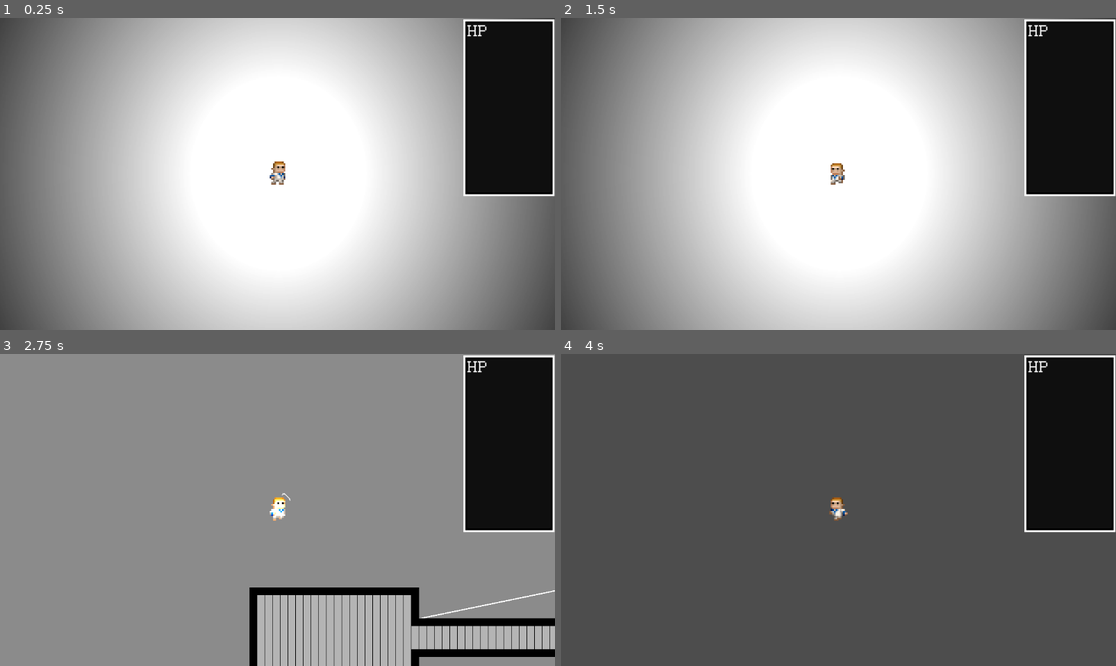
Above: before the commit, frames 1-4 (two rows, left to right).
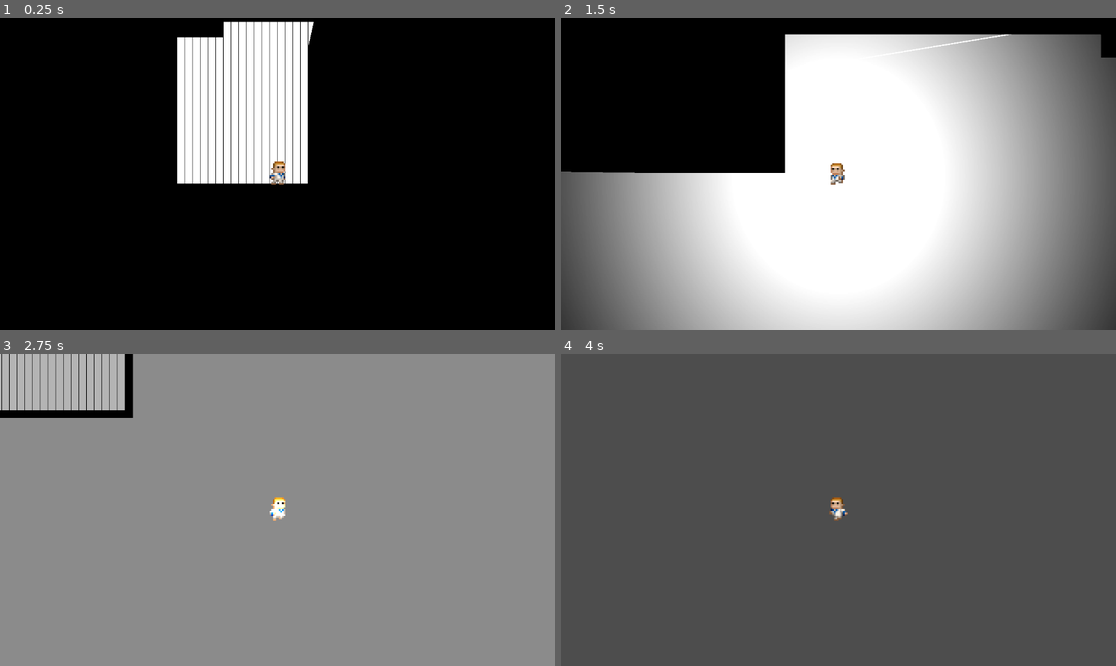
Above: after the commit, the same moments.

Repository: SimpleImpact/Mark-Of-Darkness
Game: Godot game, scene res://node_2d.tscn
Same seed, same stepped clock (60 frames per second), same inputs: the game is played once before the commit and once after it.
Inputs (mouse positions are in pixels of both pictures, inside the frame that each line leads up to):
- Up to frame 1 (0.25 s): no input
- Up to frame 2 (1.5 s): tap Enter at 0.5 s; move the mouse to (960, 158) at 0.52 s; press the mouse at (960, 158) at 0.53 s; hold D (Right) 0.53-1.28 s; tap C (C) at 0.8, 1.35 s; move the mouse to (727, 189) at 1.27 s; release the mouse at (727, 189) at 1.28 s; hold S (Down) from 1.28 s (still down)
- Up to frame 3 (2.75 s): click (166, 525) at 1.55 s; move the mouse to (333, 441) at 2.02 s; release S (Down) at 2.03 s; press the mouse at (333, 441) at 2.03 s; hold D (Right) from 2.03 s (still down); tap C (C) at 2.3 s
- Up to frame 4 (4 s): move the mouse to (810, 572) at 2.77 s; release D (Right) at 2.78 s; release the mouse at (810, 572) at 2.78 s; hold W (Up) 2.78-3.53 s; tap C (C) at 2.85, 3.8 s; click (810, 572) at 3.05 s; move the mouse to (1005, 556) at 3.52 s; hold A (Left) from 3.53 s (still down); hold Right mouse button (Mouse2) from 3.53 s (still down)

The runs differ from the first frame. In frame 1, 83% of the frame differs, in the area x 0-100%, y 0-100%; in frame 2, 31%; in frame 3, 25%; in frame 4, 9.3%.

Commit message:
Shaders and Spawning

Diff:
--- a/Attacks/slash.tscn
+++ b/Attacks/slash.tscn
@@ -76,7 +76,7 @@
 }],
 "loop": false,
 "name": &"Slash",
-"speed": 10.0
+"speed": 60.0
 }, {
 "frames": [],
 "loop": true,
--- /dev/null
+++ b/Objects/light.gdshader
@@ -0,0 +1,5 @@
+shader_type spatial;
+
+void light() {
+    DIFFUSE_LIGHT += LIGHT_COLOR * vec3(1, 0, 0); // Everything except red turns to 0
+}
--- a/Objects/player.tscn
+++ b/Objects/player.tscn
@@ -1,11 +1,12 @@
-[gd_scene load_steps=26 format=3 uid="uid://bq2s8jhja8833"]
+[gd_scene load_steps=27 format=3 uid="uid://bq2s8jhja8833"]
 
 [ext_resource type="Script" path="res://Scripts/Movement.gd" id="1_lkuwi"]
 [ext_resource type="Script" path="res://Scripts/Attack Handler.gd" id="2_80hox"]
 [ext_resource type="Texture2D" uid="uid://bwwvuafk8l37c" path="res://Sprites/rogue.png" id="3_6nkus"]
 [ext_resource type="Texture2D" uid="uid://bifcuycrhu4v2" path="res://Sprites/rogueFlipped.png" id="4_th4xs"]
 [ext_resource type="Script" path="res://button.gd" id="5_110jt"]
-[ext_resource type="FontFile" uid="uid://b75wn5elgg7um" path="res://Fonts/TimesNewPixel.ttf" id="6_7l465"]
+[ext_resource type="Shader" path="res://test.gdshader" id="6_03up6"]
+[ext_resource type="Shader" path="res://Objects/light.gdshader" id="6_mrbcm"]
 
 [sub_resource type="AtlasTexture" id="AtlasTexture_ph2tk"]
 atlas = ExtResource("3_6nkus")
@@ -123,8 +124,13 @@
 "speed": 10.0
 }]
 
+[sub_resource type="ShaderMaterial" id="ShaderMaterial_42k1w"]
+render_priority = 0
+shader = ExtResource("6_mrbcm")
+
 [sub_resource type="Gradient" id="Gradient_qu6a2"]
-offsets = PackedFloat32Array(0, 0.714286)
+interpolation_mode = 2
+offsets = PackedFloat32Array(0, 0.720779)
 colors = PackedColorArray(1, 1, 1, 1, 0, 0, 0, 1)
 
 [sub_resource type="GradientTexture2D" id="GradientTexture2D_kv3fc"]
@@ -135,17 +141,8 @@
 fill_from = Vector2(0.5, 0.5)
 fill_to = Vector2(1, 1)
 
-[sub_resource type="StyleBoxFlat" id="StyleBoxFlat_qw8i2"]
-bg_color = Color(0, 0, 0, 1)
-border_width_left = 4
-border_width_top = 4
-border_width_right = 4
-border_width_bottom = 4
-border_color = Color(1, 1, 1, 1)
-
-[sub_resource type="LabelSettings" id="LabelSettings_blvoq"]
-font = ExtResource("6_7l465")
-font_size = 40
+[sub_resource type="ShaderMaterial" id="ShaderMaterial_empod"]
+shader = ExtResource("6_03up6")
 
 [node name="Player" type="CharacterBody2D"]
 texture_filter = 1
@@ -174,7 +171,7 @@
 texture_filter = 1
 position = Vector2(0, -16)
 sprite_frames = SubResource("SpriteFrames_u676e")
-animation = &"Rouge Idle"
+animation = &"Rouge Run Left"
 
 [node name="MarginContainer" type="MarginContainer" parent="."]
 offset_left = -2304.0
@@ -187,7 +184,7 @@
 script = ExtResource("5_110jt")
 
 [node name="Lamp" type="PointLight2D" parent="."]
-position = Vector2(4.47834, -11.583)
+material = SubResource("ShaderMaterial_42k1w")
 scale = Vector2(4, 4)
 energy = 2.37
 range_z_max = 0
@@ -195,51 +192,8 @@
 texture = SubResource("GradientTexture2D_kv3fc")
 
 [node name="DirectionalLight2D" type="DirectionalLight2D" parent="."]
+material = SubResource("ShaderMaterial_empod")
 blend_mode = 1
 range_z_max = 0
 
-[node name="CanvasLayer" type="CanvasLayer" parent="."]
-
-[node name="MarginContainer" type="MarginContainer" parent="CanvasLayer"]
-anchors_preset = 1
-anchor_left = 1.0
-anchor_right = 1.0
-offset_left = -206.0
-offset_top = -13.0
-offset_right = 15.0
-offset_bottom = 386.0
-grow_horizontal = 0
-theme_override_constants/margin_left = 16
-theme_override_constants/margin_top = 16
-theme_override_constants/margin_right = 16
-theme_override_constants/margin_bottom = 16
-
-[node name="Panel" type="Panel" parent="CanvasLayer/MarginContainer"]
-layout_mode = 2
-theme_override_styles/panel = SubResource("StyleBoxFlat_qw8i2")
-
-[node name="MarginContainer" type="MarginContainer" parent="CanvasLayer/MarginContainer"]
-layout_mode = 2
-theme_override_constants/margin_left = 8
-theme_override_constants/margin_top = 8
-theme_override_constants/margin_right = 8
-theme_override_constants/margin_bottom = 8
-
-[node name="Panel" type="Panel" parent="CanvasLayer/MarginContainer/MarginContainer"]
-layout_mode = 2
-
-[node name="HBoxContainer" type="HBoxContainer" parent="CanvasLayer/MarginContainer/MarginContainer"]
-layout_mode = 2
-size_flags_vertical = 0
-
-[node name="Label" type="Label" parent="CanvasLayer/MarginContainer/MarginContainer/HBoxContainer"]
-clip_contents = true
-layout_mode = 2
-theme_override_fonts/font = ExtResource("6_7l465")
-theme_override_font_sizes/font_size = 40
-text = "hp"
-label_settings = SubResource("LabelSettings_blvoq")
-uppercase = true
-text_direction = 1
-
 [connection signal="pressed" from="MarginContainer/Button" to="MarginContainer/Button" method="_on_pressed"]
--- a/Scripts/FloorGen.gd
+++ b/Scripts/FloorGen.gd
@@ -7,7 +7,7 @@
 	var spawn = Spawn_room.instantiate()
 	var player = player_obj.instantiate()
 	add_child(spawn)
-	add_child(player)
+	#add_child(player)
 
 
 # Called every frame. 'delta' is the elapsed time since the previous frame.
--- a/Scripts/MapGen.gd
+++ b/Scripts/MapGen.gd
@@ -21,6 +21,7 @@
 var holder = hallWidth
 
 func generate_roomsPoints(map:TileMapLayer, roomNumber:int, minSize:int, maxSize:int, debugLines:bool):
+	Globals.mapGenerated = false
 	#generate room positions and sizes
 	while rooms.size() < roomNumber:
 		var size = Vector2(rng.randi_range(minSize, maxSize), rng.randi_range(minSize, maxSize))
@@ -35,6 +36,7 @@
 	halls(mst, 2, map)
 	roomGen(map)
 	halls(mst, 0, map)
+	Globals.mapGenerated = true
 	debugLineGen(mst, debugLines)
 func roomGen(map):
 	for room in rooms:
--- a/Scripts/Movement.gd
+++ b/Scripts/Movement.gd
@@ -94,6 +94,7 @@
 	elif curSpeed>maxSpeed:
 		curSpeed = maxSpeed
 
+	Globals.playerPos = position
 	#Apply input and speed to velocity and move
 	velocity = lastVelo*curSpeed
 	move_and_slide()
--- a/globals.gd
+++ b/globals.gd
@@ -1,6 +1,8 @@
 extends Node
 
 var openTiles:Array
+var mapGenerated:bool = false
+var playerPos:Vector2
 # Called when the node enters the scene tree for the first time.
 func _ready() -> void:
 	pass # Replace with function body.
--- a/node_2d.tscn
+++ b/node_2d.tscn
@@ -1,5 +1,7 @@
-[gd_scene load_steps=9 format=3 uid="uid://c0wsv0wn7obag"]
+[gd_scene load_steps=13 format=3 uid="uid://c0wsv0wn7obag"]
 
+[ext_resource type="Shader" path="res://test.gdshader" id="3_dsjy8"]
+[ext_resource type="Texture2D" uid="uid://5j08mm3pctx5" path="res://Sprites/light.webp" id="4_sot1f"]
 [ext_resource type="Script" path="res://Scripts/FloorGen.gd" id="5_abbcs"]
 [ext_resource type="Texture2D" uid="uid://wocwbukm0scn" path="res://Sprites/Touchscreen Inputs/1731604114024.png" id="6_d4b3v"]
 
@@ -17,11 +19,17 @@
 [sub_resource type="GradientTexture2D" id="GradientTexture2D_ymckn"]
 gradient = SubResource("Gradient_omw7s")
 
+[sub_resource type="ShaderMaterial" id="ShaderMaterial_k1gt1"]
+shader = ExtResource("3_dsjy8")
+
 [sub_resource type="Gradient" id="Gradient_1poxb"]
 colors = PackedColorArray(1, 1, 1, 1, 1, 1, 1, 1)
 
 [sub_resource type="GradientTexture2D" id="GradientTexture2D_a4loa"]
 gradient = SubResource("Gradient_1poxb")
+
+[sub_resource type="ShaderMaterial" id="ShaderMaterial_op1yf"]
+shader = ExtResource("3_dsjy8")
 
 [node name="Node2D" type="Node2D"]
 texture_filter = 1
@@ -80,7 +88,13 @@
 texture = SubResource("GradientTexture2D_ymckn")
 
 [node name="Layer 1 Light" type="PointLight2D" parent="."]
+material = SubResource("ShaderMaterial_k1gt1")
 scale = Vector2(700, 700)
 range_z_min = 1
 range_z_max = 1
 texture = SubResource("GradientTexture2D_a4loa")
+
+[node name="Light" type="Sprite2D" parent="."]
+material = SubResource("ShaderMaterial_op1yf")
+position = Vector2(595, 376)
+texture = ExtResource("4_sot1f")
--- a/project.godot
+++ b/project.godot
@@ -72,3 +72,8 @@
 [physics]
 
 2d/default_gravity=0.0
+
+[rendering]
+
+anti_aliasing/quality/msaa_2d=3
+occlusion_culling/use_occlusion_culling=true
--- a/test.gd
+++ b/test.gd
@@ -1,4 +1,14 @@
 extends TileMapLayer
+
+var player_obj: PackedScene = preload("res://Objects/player.tscn")
 
 func _ready() -> void:
 	MapGen.generate_roomsPoints(self, 5, 8, 20, false)
+	await Globals.mapGenerated
+	if Globals.mapGenerated:
+		var randPos = Globals.openTiles[randi_range(1, Globals.openTiles.size())]
+		print(randPos)
+		var player = player_obj.instantiate()
+		player.position = randPos*64
+		print(player.position)
+		add_child(player)
--- /dev/null
+++ b/test.gdshader
@@ -0,0 +1,12 @@
+shader_type canvas_item;
+
+void vertex() {
+	// Called for every vertex the material is visible on.
+}
+
+void fragment() {
+	vec4 pixelColor = texture(TEXTURE, UV * vec2(1, 1));
+	float brightness = (pixelColor.r + pixelColor.g + pixelColor.b) / 756.0;
+	vec4 color = vec4(brightness * 255.0, brightness * 140.0, brightness, pixelColor.a);
+	COLOR = color;
+}
